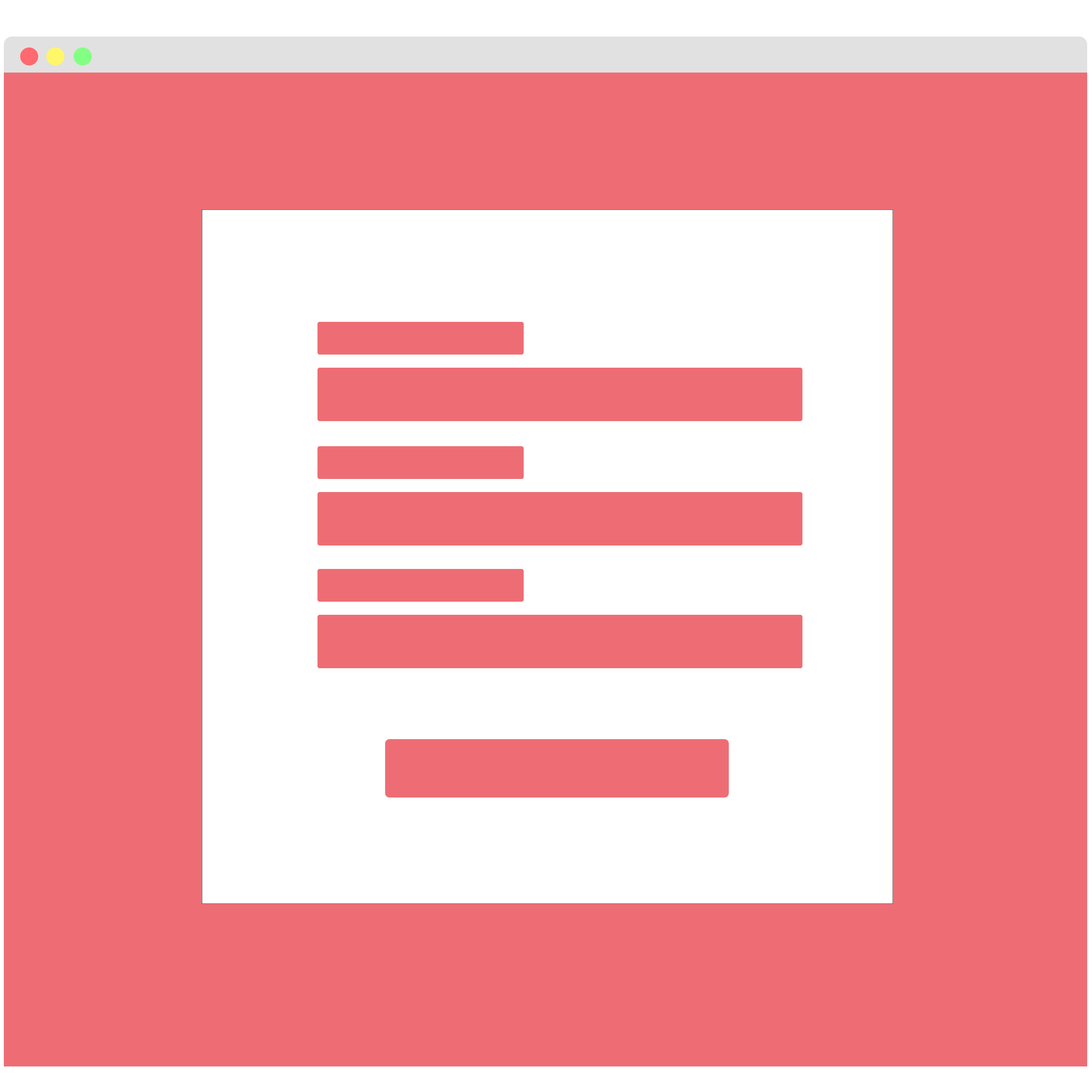
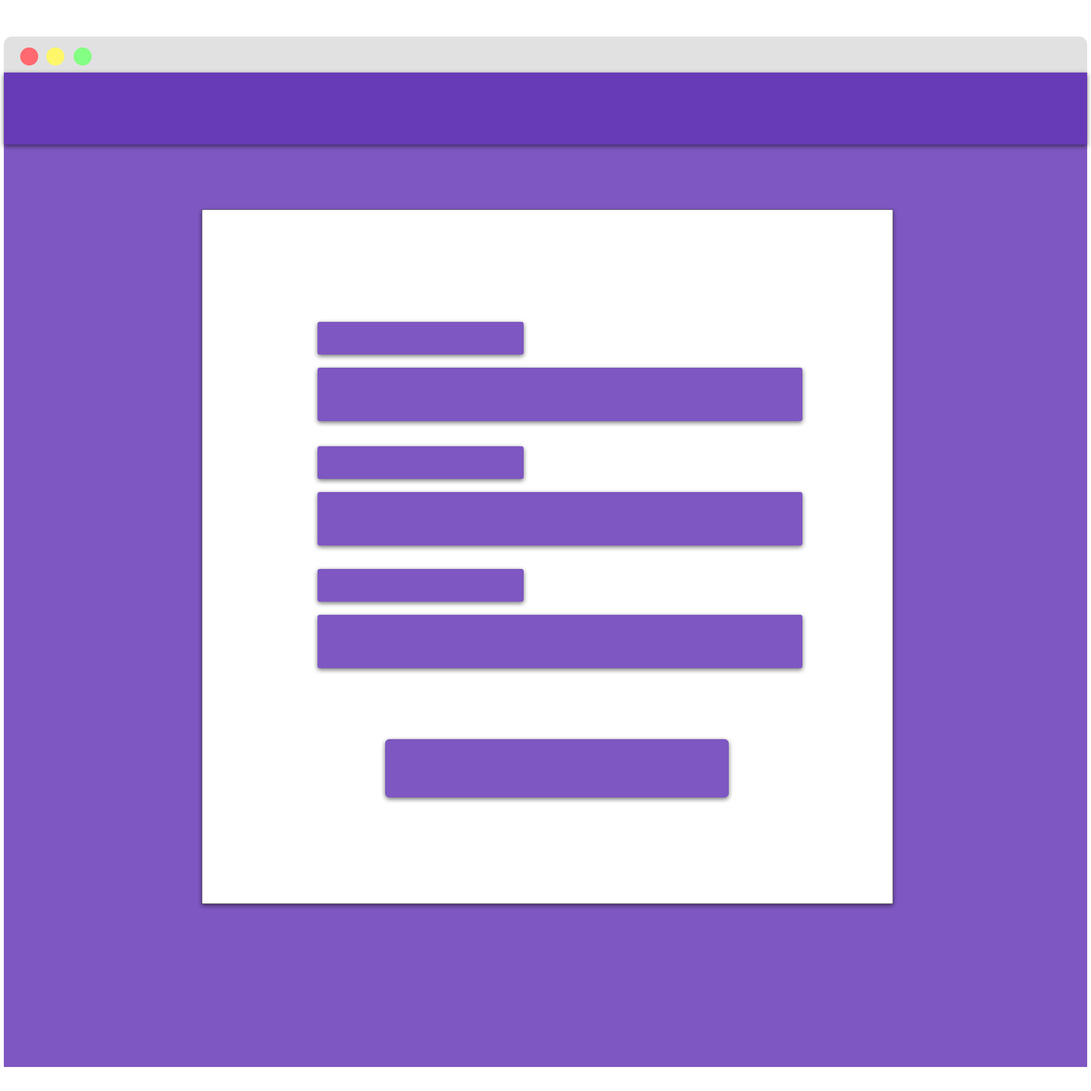
Two versions of the same layered image (1091×1091). Layer-by-layer changes:
painted on "Rounded Rectangle 4" over bbox(385, 739, 730, 798)
painted on "Rounded Rectangle 3 copy" (1st of 3, in "Content" › "field copy 4") over bbox(317, 321, 524, 355)
painted on "Rounded Rectangle 3" (1st of 3, in "Content" › "field copy 4") over bbox(317, 367, 803, 422)
painted on "Rounded Rectangle 3 copy" (2nd of 3, in "Content" › "field copy 3") over bbox(317, 446, 524, 480)
painted on "Rounded Rectangle 3" (2nd of 3, in "Content" › "field copy 3") over bbox(317, 492, 803, 546)
painted on "Rounded Rectangle 3 copy" (3rd of 3, in "Content" › "field copy 2") over bbox(317, 569, 524, 602)
painted on "Rounded Rectangle 3" (3rd of 3, in "Content" › "field copy 2") over bbox(317, 615, 803, 669)
painted on "Rectangle 2" over bbox(3, 72, 1088, 145)
painted on "Rounded Rectangle 1" over bbox(3, 69, 1088, 1068)
